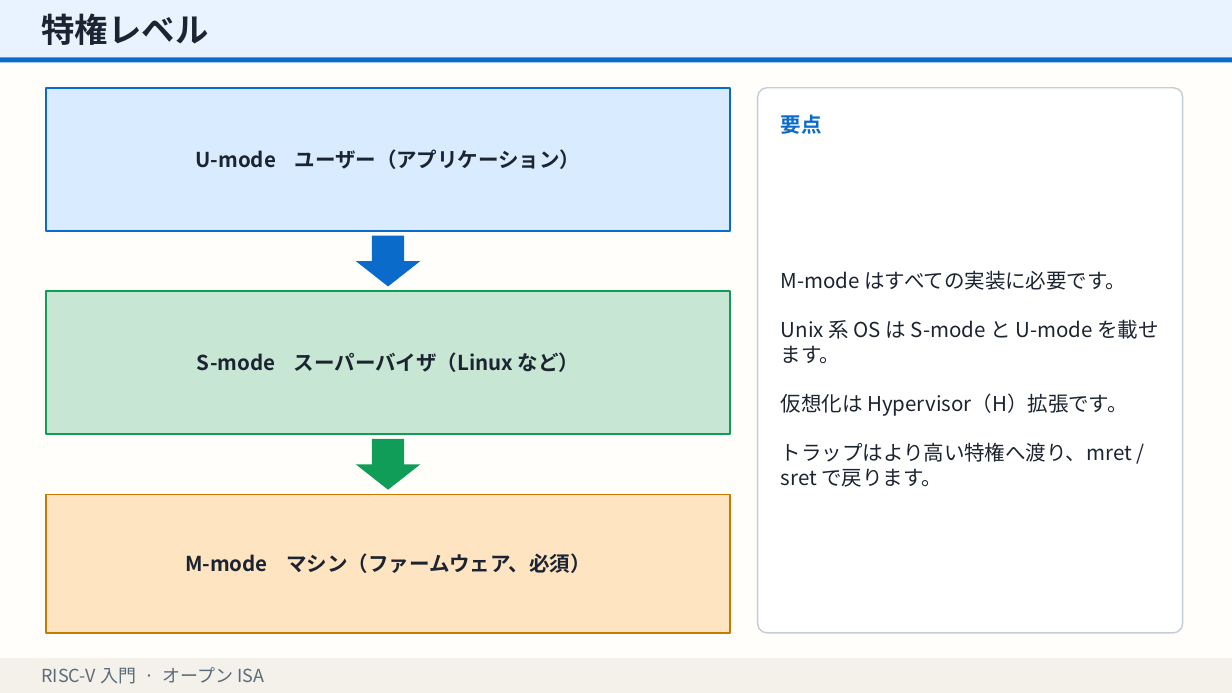
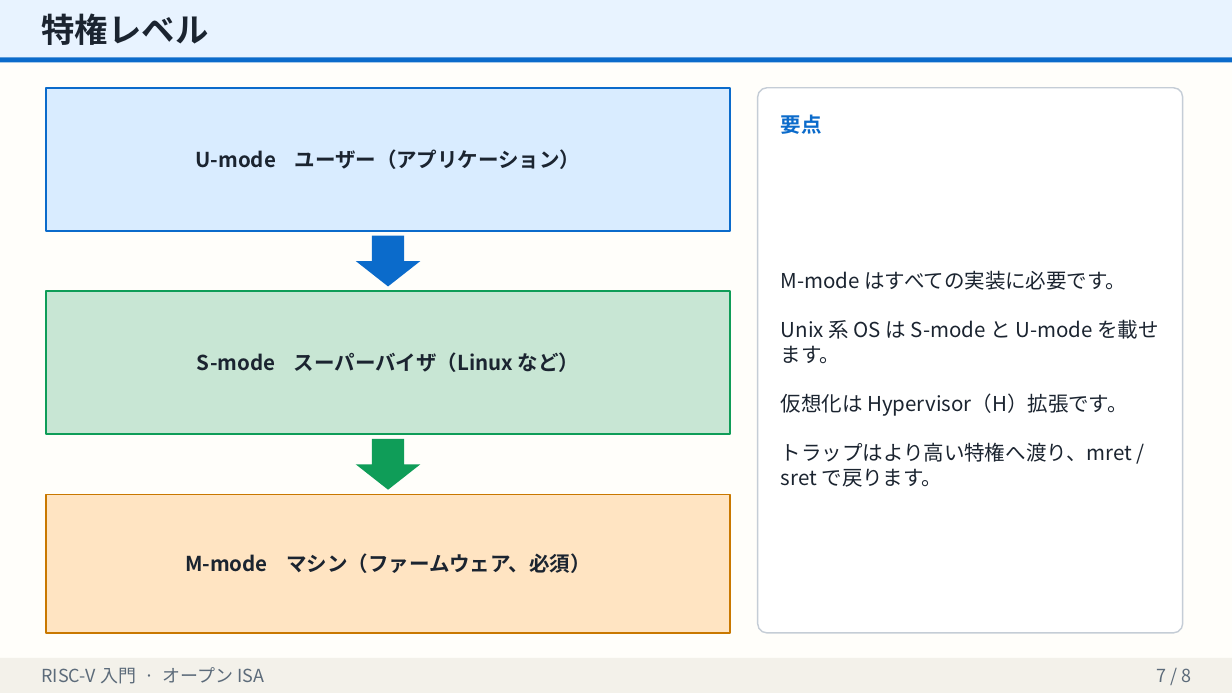
Before and after one commit to shotaminato/create-slides, a slide deck: slide 7 of examples/sample-deck.pptx. Drawn at 1232x693 pixels with LibreOffice and Linux fonts; fonts in the diff are those of the drawing. Boxes give left, top, right and bottom in pixels: in the first picture for what was removed or moved away, otherwise in the second. Text is boxed around its words. In the diff, an @@ line names an element or a change of style, - is before the commit and + after.

```diff
--- a/examples/sample-deck.pptx
+++ b/examples/sample-deck.pptx
@@ rectangle removed at [0,658,1232,693] @@
@@ rectangle added at [0,658,1232,693], fill #F3F1EA @@
@@ text added at [1157,668,1192,682], 14 pt, text #5C6B7A @@
+7 / 8
```
Also in this commit, not shown: 7 other slides changed, 10 other files.
